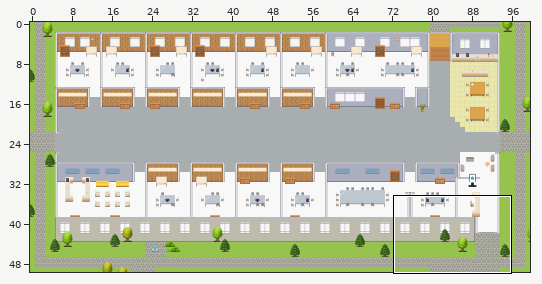
One commit to this Tiled map (JSON): maps/Cyber-Security-Assurance-Advancement-Platform.tmj. Above, an overview of the earlier version with the close-up marked.
Close-up. First the earlier version:
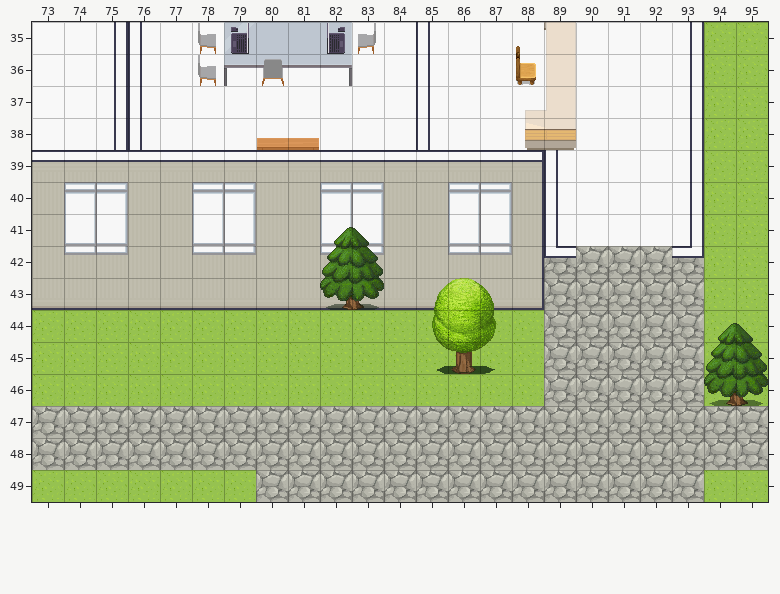
Cells are 32x32 px. Shown: x 73..95, y 35..49. The commit also changed other parts of the map, which this record leaves out.
New version:
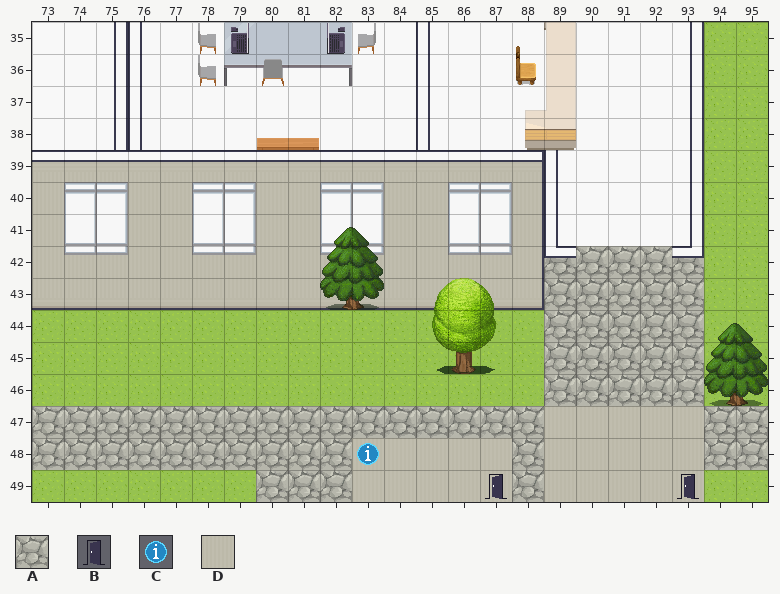
Key: from "Exterior": A 638; from "User_Zones": B 65, C 104; from "room2": D 328.
_ is an empty cell.
From old to new:
Layer "outside":
Tile D replaces tile A in rows 47 to 49 at x 89 to 93.
Layer "floors":
Tile D is added in rows 48 to 49 at x 83 to 87.
Layer "zones":
Tile B is added in row 49 at x 87 and 93.
Tile C is added in row 48 at x 83.
Boxes around the changes in both close-ups, in picture pixels (x1, y1, x2, y2):
changed: (544, 406, 704, 502)
added: (352, 438, 512, 502)
